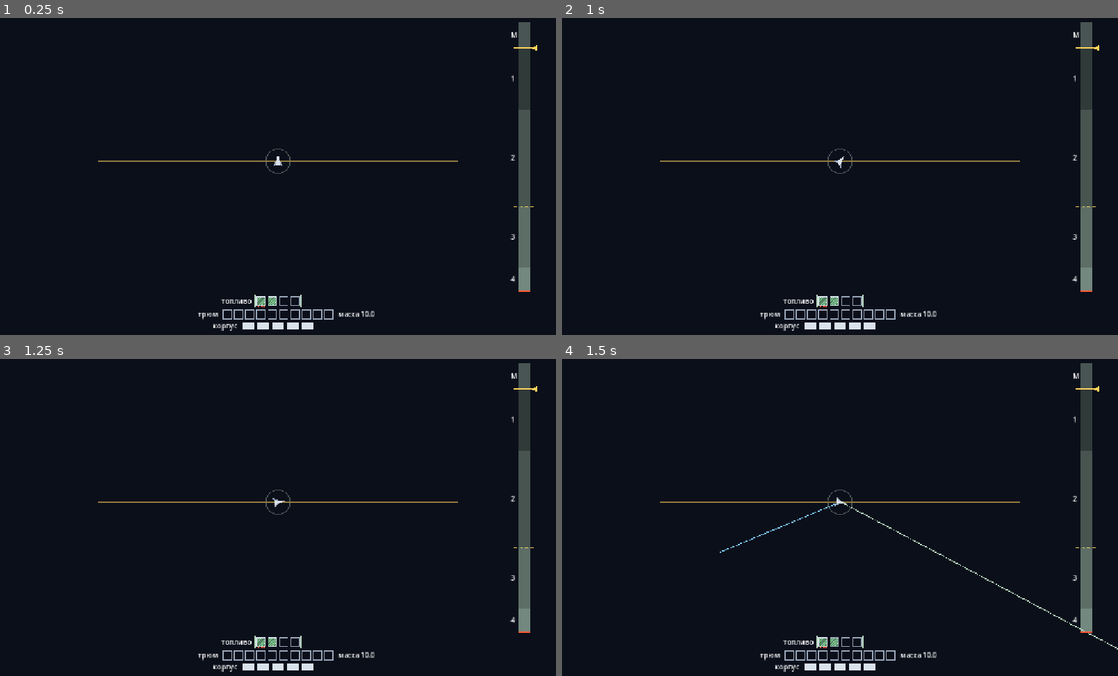
Above: before the commit, frames 1-4 (two rows, left to right).
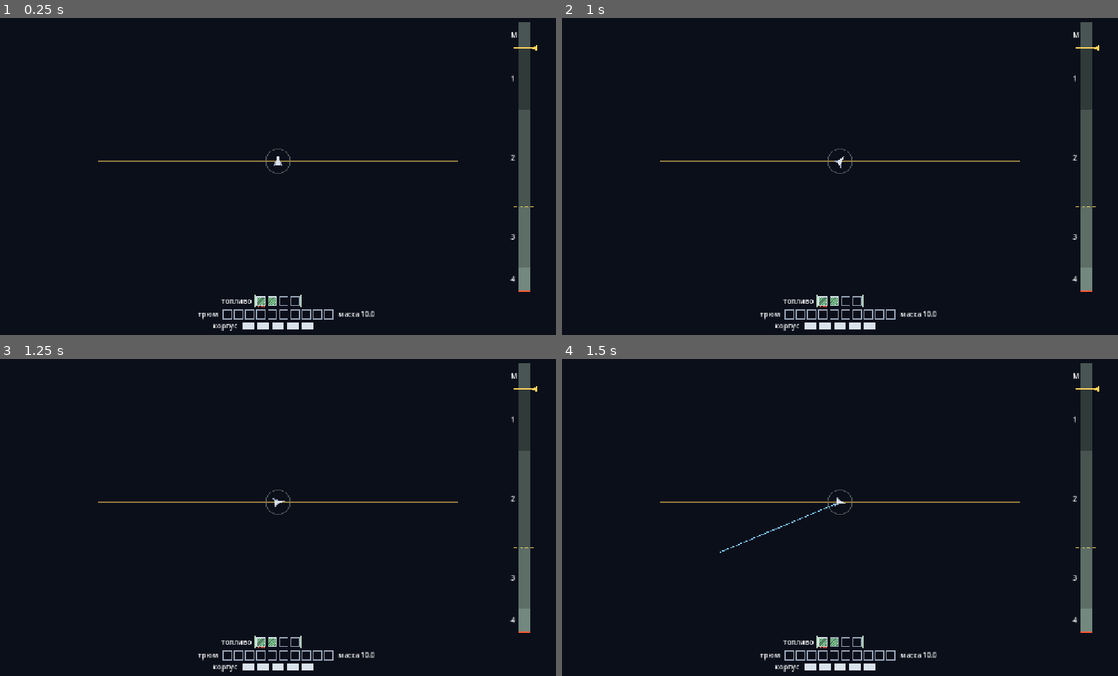
Above: after the commit, the same moments.

Repository: yushman/orebound
Game: Godot game, scene res://scenes/Run.tscn
Same seed, same stepped clock (60 frames per second), same inputs: the game is played once before the commit and once after it.
Inputs (mouse positions are in pixels of both pictures, inside the frame that each line leads up to):
- Up to frame 1 (0.25 s): no input
- Up to frame 2 (1 s): tap Enter at 0.5 s; move the mouse to (962, 144) at 0.52 s; hold D (ship_rotate_right) from 0.53 s (still down); tap Mouse wheel up (camera_zoom_in) at 0.6 s; click (962, 144) at 0.67 s
- Up to frame 3 (1.25 s): keep holding D (ship_rotate_right)
- Up to frame 4 (1.5 s): release D (ship_rotate_right) at 1.25 s; tap Space (ship_boost) at 1.25 s; drag from (728, 520) to (812, 571) at 1.27 s

Frames 1-3 are identical in both runs. In frame 4, 0.2% of the frame differs, in the area x 50-100%, y 44-92%.

Commit message:
show prediction line only while engine held

Diff:
--- a/scenes/Prediction.gd
+++ b/scenes/Prediction.gd
@@ -1,5 +1,6 @@
 extends Line2D
-## Short trajectory prediction line, always shown; the stroke keeps a constant
+## Short trajectory prediction line, shown only while an engine action is held
+## (thrust, boost, soft brake or drift sync); the stroke keeps a constant
 ## SCREEN width (world width = WIDTH_PX * semantic zoom s). View-only.
 
 const WIDTH_PX := 2.0
@@ -11,6 +12,7 @@
 var _task_tick := -1000000
 var _gen := 0
 var _fresh := false
+var _held := false
 var _result := PackedVector2Array()
 
 
@@ -34,6 +36,21 @@
 
 func _physics_process(_delta: float) -> void:
 	var tick := GravityField.tick
+	var engine_held: bool = ship.input.thrust or ship.input.boost \
+			or ship.input.soft_brake or ship.input.drift_sync
+	if not engine_held:
+		visible = false
+		_held = false
+		if _task >= 0 and WorkerThreadPool.is_task_completed(_task):
+			WorkerThreadPool.wait_for_task_completion(_task)
+			_task = -1
+		return
+	if not _held:
+		_held = true
+		_gen += 1
+		points = PackedVector2Array()
+		_fresh = true
+		visible = true
 	if _task >= 0 and WorkerThreadPool.is_task_completed(_task):
 		WorkerThreadPool.wait_for_task_completion(_task)
 		_task = -1
--- a/tests/test_ship_prediction.gd
+++ b/tests/test_ship_prediction.gd
@@ -252,7 +252,7 @@
 	line._physics_process(GravityField.DT)
 
 
-func test_prediction_line_always_shown() -> void:
+func test_prediction_line_hidden_without_engine_input_shown_while_thrust_held() -> void:
 	var nodes := _run_scene()
 	var ship = nodes[0]
 	var line: Line2D = nodes[1]
@@ -260,8 +260,19 @@
 	ship._physics_process(GravityField.DT)
 	line._physics_process(GravityField.DT)
 	_settle(line)
+	assert_false(line.visible)
+	assert_eq(line.points.size(), 0)
+	Input.action_press("ship_thrust")
+	ship._physics_process(GravityField.DT)
+	line._physics_process(GravityField.DT)
+	assert_true(line.visible)
+	_settle(line)
 	assert_eq(line.points.size(), Tuning.ship.predict_short_steps)
 	assert_eq(line.points, _expected(ship))
+	Input.action_release("ship_thrust")
+	ship._physics_process(GravityField.DT)
+	line._physics_process(GravityField.DT)
+	assert_false(line.visible)
 
 
 func test_prediction_line_is_picked_up_from_the_worker_task_and_trimmed() -> void:
@@ -350,6 +361,8 @@
 	Tuning.ship.predict_every = 5
 	GravityField.tick = 5
 	ship.state.pos = Vector2(5000.0, 300.0)
+	Input.action_press("ship_thrust")
+	ship.input.thrust = true
 	line._physics_process(GravityField.DT)
 	GravityField.tick = 6
 	ship.state.hull = 0.0
@@ -369,6 +382,7 @@
 	Tuning.ship.predict_every = 5
 	GravityField.tick = 5
 	ship.state.pos = Vector2(5000.0, 300.0)
+	ship.input.thrust = true
 	line._physics_process(GravityField.DT)
 	var old := _expected(ship)
 	ship.respawn()
@@ -383,7 +397,9 @@
 
 func test_removing_the_line_waits_for_its_running_task() -> void:
 	var nodes := _run_scene()
-	var line: Line2D = nodes[1]
+	var ship = nodes[0]
+	var line: Line2D = nodes[1]
+	ship.input.thrust = true
 	line._physics_process(GravityField.DT)
 	var id: int = line._task
 	assert_true(id >= 0)
@@ -566,6 +582,7 @@
 		bodies.append(f.bodies[1] if f.bodies.size() > 1 else f.bodies[0].duplicate())
 	f.bodies = bodies
 	Tuning.field = f
+	ship.input.thrust = true
 	line._physics_process(GravityField.DT)
 	var id: int = line._task
 	assert_true(id >= 0)
